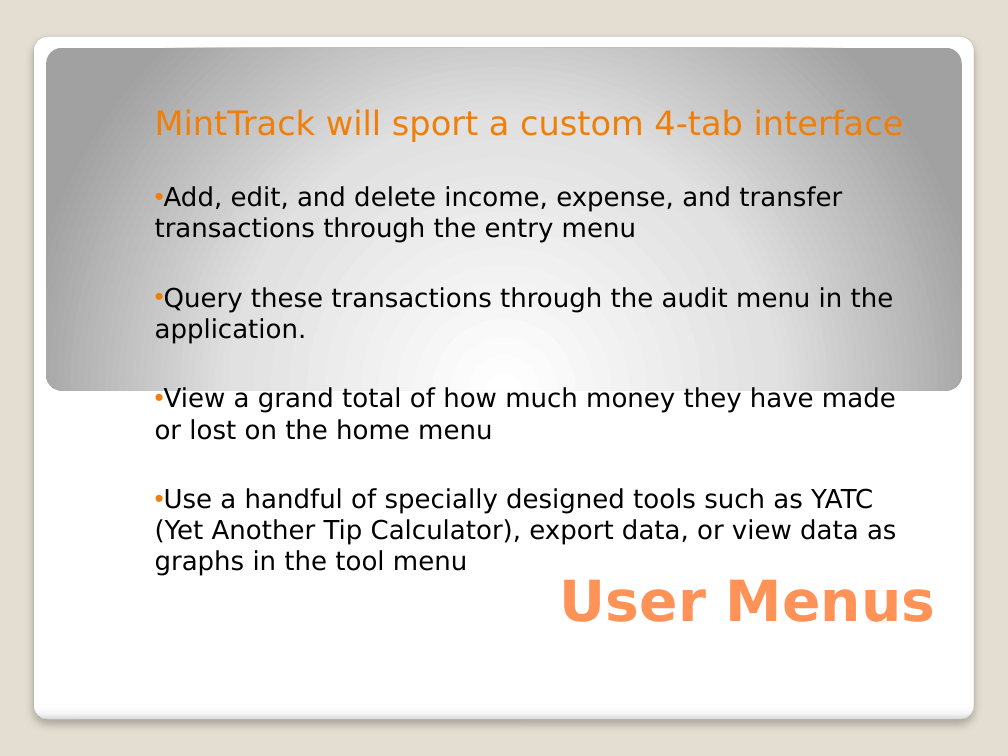
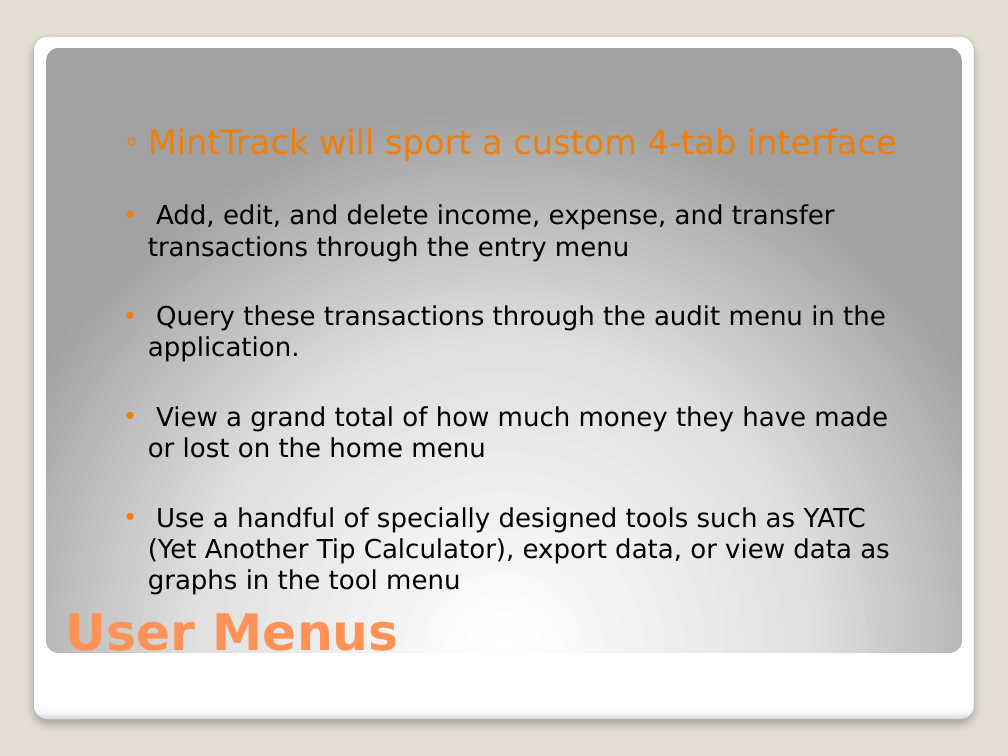
Before and after one commit to zero994/minttrack, a slide deck: slide 2 of Documentation/DevelopAnalysis/MintTrack.pptx. Drawn at 1008x756 pixels with LibreOffice and Linux fonts; fonts in the diff are those of the drawing. Boxes give left, top, right and bottom in pixels: in the first picture for what was removed or moved away, otherwise in the second. Text is boxed around its words. In the diff, an @@ line names an element or a change of style, - is before the commit and + after.

```diff
--- a/Documentation/DevelopAnalysis/MintTrack.pptx
+++ b/Documentation/DevelopAnalysis/MintTrack.pptx
@@ rounded rectangle: place and size @@
-rounded rectangle at [46, 47, 962, 390]
+rounded rectangle at [46, 47, 962, 652]
@@ rounded rectangle at [46, 47, 962, 652]: proportions changed @@
@@ subtitle "MintTrack will sport a custom ...": place and size @@
-subtitle "MintTrack will sport a custom ..." at [155, 109, 904, 545]
+subtitle "MintTrack will sport a custom ..." at [148, 128, 897, 563]
@@ subtitle "MintTrack will sport a custom ..." at [148, 128, 897, 563]: bullet none to ◦; indent changed @@
@@ title "User Menus": place and size @@
-title "User Menus" at [560, 579, 935, 622]
+title "User Menus" at [65, 613, 399, 662]
@@ title "User Menus" at [65, 613, 399, 662]: size 40.5 to 36 pt; alignment right to left @@
```
Also in this commit, not shown: 3 other slides changed.
